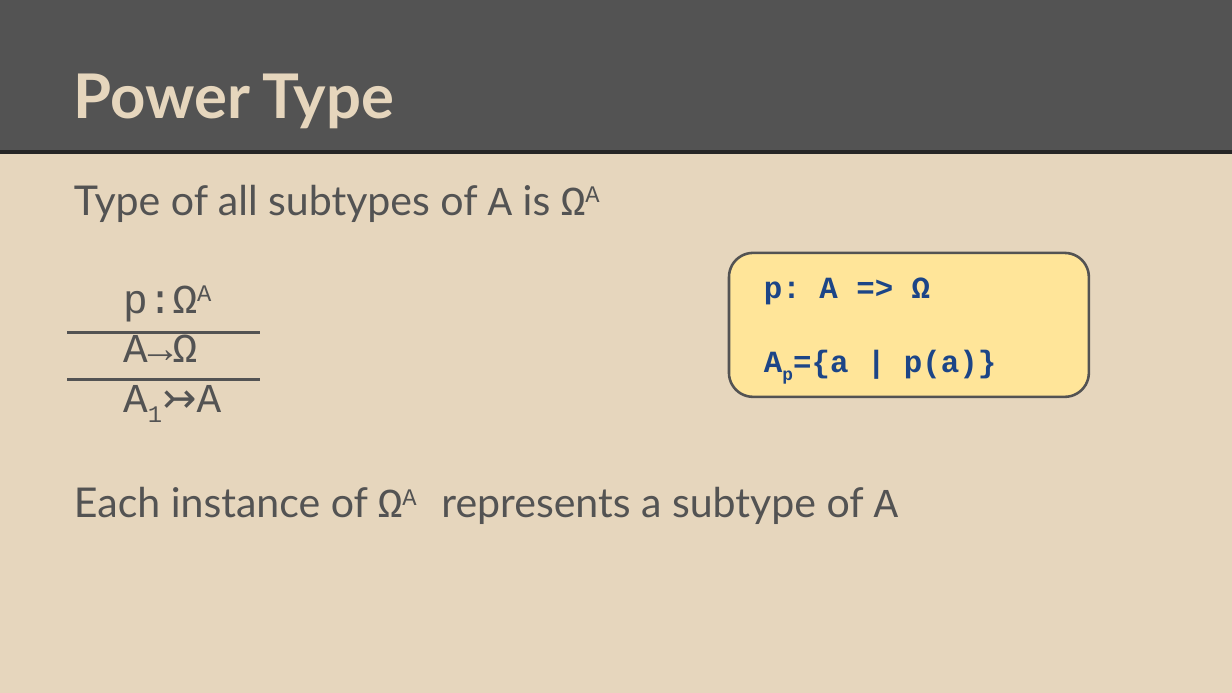
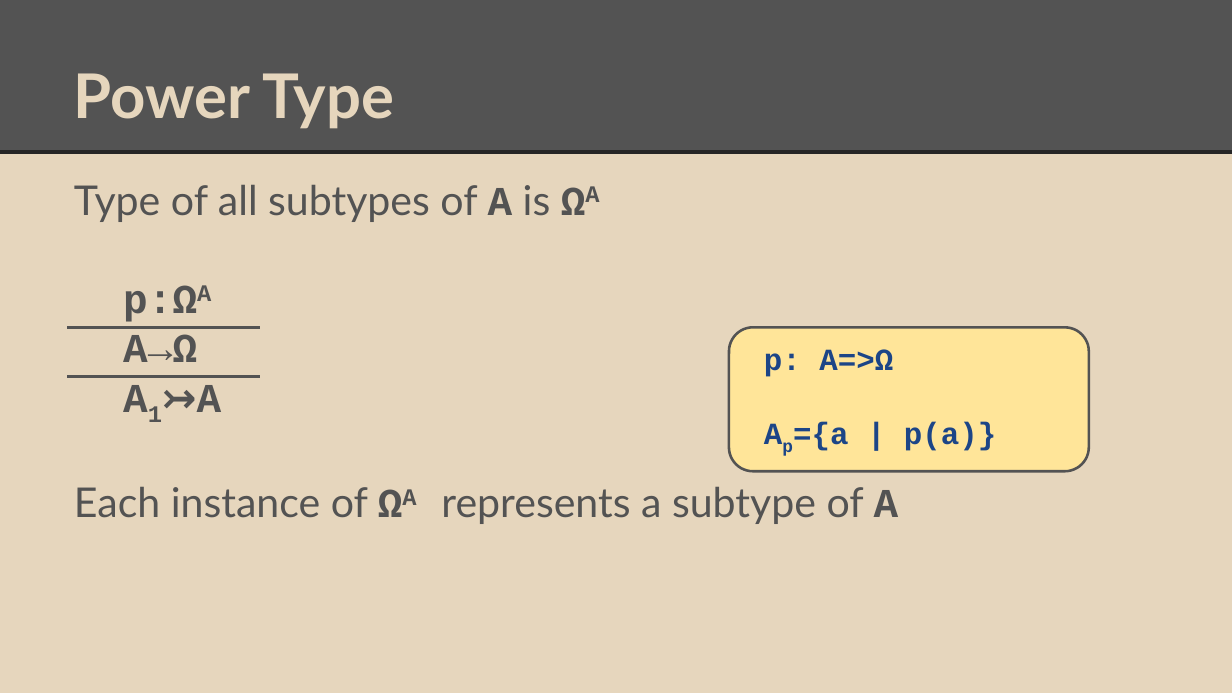
Before and after one commit to degoes-consulting/lambdaconf-2015, a slide deck: slide 18 of speakers/vpatryshev/intuitionistic-type-theory/IntroToIntuitionisticTypeTheory.pptx (slide 15 before the commit). Drawn at 1232x693 pixels with LibreOffice and Linux fonts; fonts in the diff are those of the drawing. Boxes give left, top, right and bottom in pixels: in the first picture for what was removed or moved away, otherwise in the second. Text is boxed around its words. In the diff, an @@ line names an element or a change of style, - is before the commit and + after.

```diff
--- a/speakers/vpatryshev/intuitionistic-type-theory/IntroToIntuitionisticTypeTheory.pptx
+++ b/speakers/vpatryshev/intuitionistic-type-theory/IntroToIntuitionisticTypeTheory.pptx
@@ text "Type of all subtypes of ..." at bbox=[74, 185, 996, 524]: bold on in "A ΩA", "p:ΩA", "A→Ω", "A1↣A" and 1 more places @@
@@ line moved from (68, 333) - (260, 333) to (68, 328) - (260, 328) @@
@@ rounded rectangle: place and size @@
-rounded rectangle at bbox=[729, 253, 1089, 397]
+rounded rectangle at bbox=[729, 328, 1089, 472]
@@ text "p: A=>Ω": place and size @@
-text "p: A=>Ω" at bbox=[764, 277, 930, 384]
+text "p: A=>Ω" at bbox=[764, 349, 893, 456]
@@ text at bbox=[764, 349, 893, 377]: spaces changed @@
-p: A => Ω
+p: A=>Ω
```
Also in this commit, not shown: 23 other slides changed, 4 slides added.
